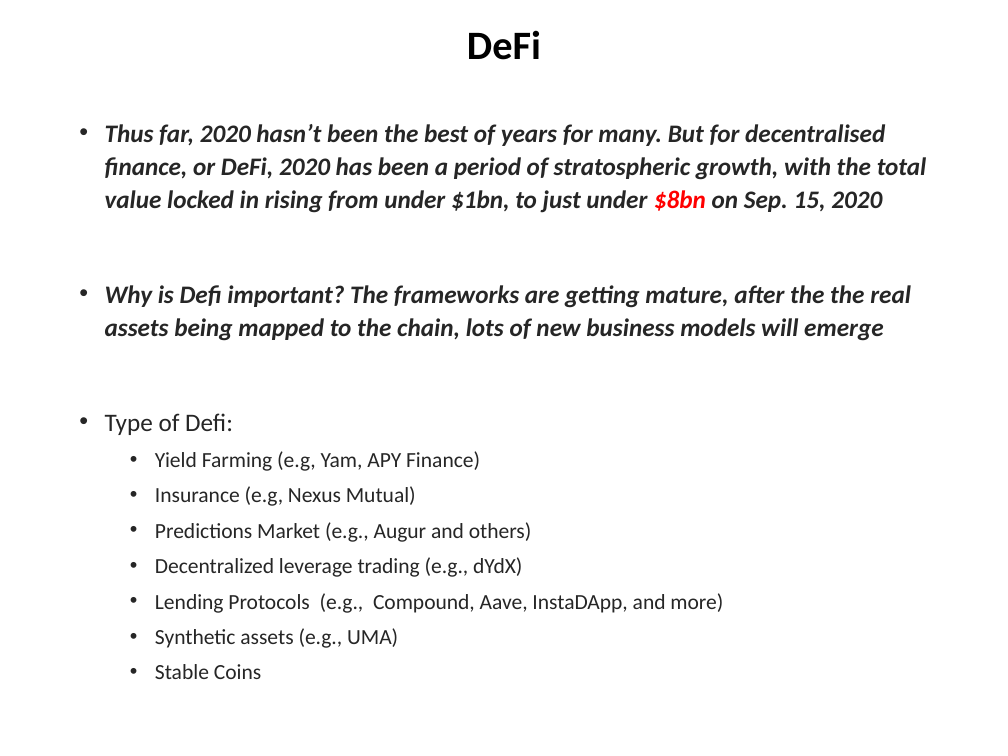
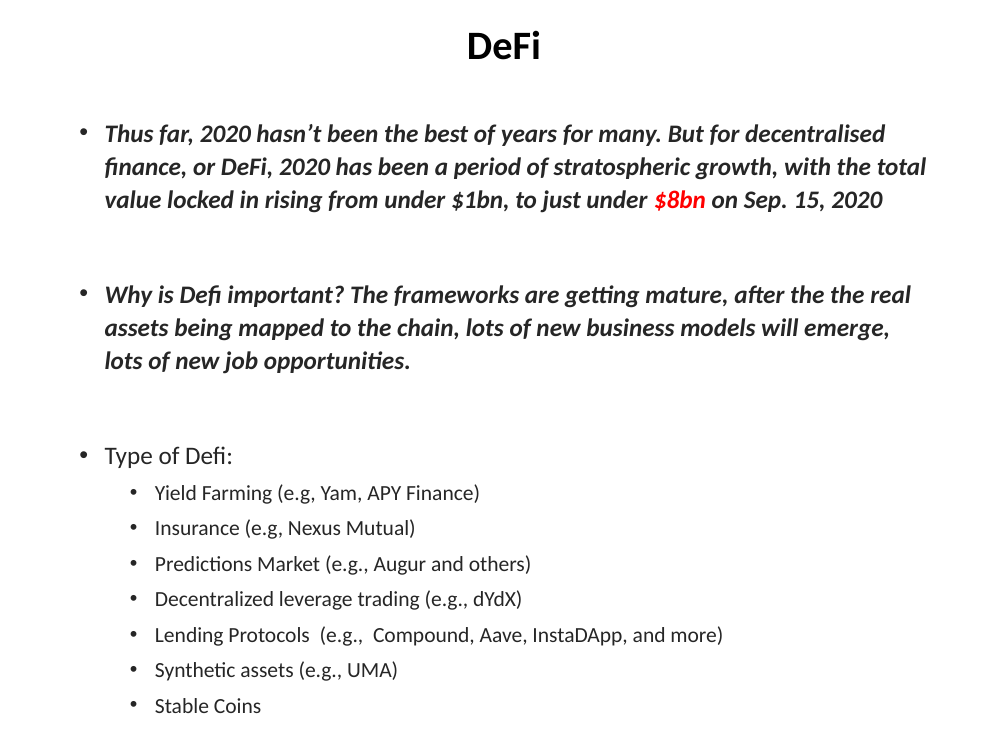
Before and after one commit to chuacw/SGUS-Slides, a slide deck: slide 7 of BCI - Day1 - Intro 1 Blockchain Technology Trends.pptx (slide 5 before the commit). Drawn at 1008x756 pixels with LibreOffice and Linux fonts; fonts in the diff are those of the drawing. Boxes give left, top, right and bottom in pixels: in the first picture for what was removed or moved away, otherwise in the second. Text is boxed around its words. In the diff, an @@ line names an element or a change of style, - is before the commit and + after.

```diff
--- a/BCI - Day1 - Intro 1 Blockchain Technology Trends.pptx
+++ b/BCI - Day1 - Intro 1 Blockchain Technology Trends.pptx
@@ text at box(105, 285, 911, 373): text changed @@
-• Why is Defi important? The frameworks are getting mature, after the the real assets being mapped to the chain, lots of new business models will emerge
+• Why is Defi important? The frameworks are getting mature, after the the real assets being mapped to the chain, lots of new business models will emerge, lots of new job opportunities.
```
Also in this commit, not shown: 7 other slides changed, 13 slides added, 3 other files.
